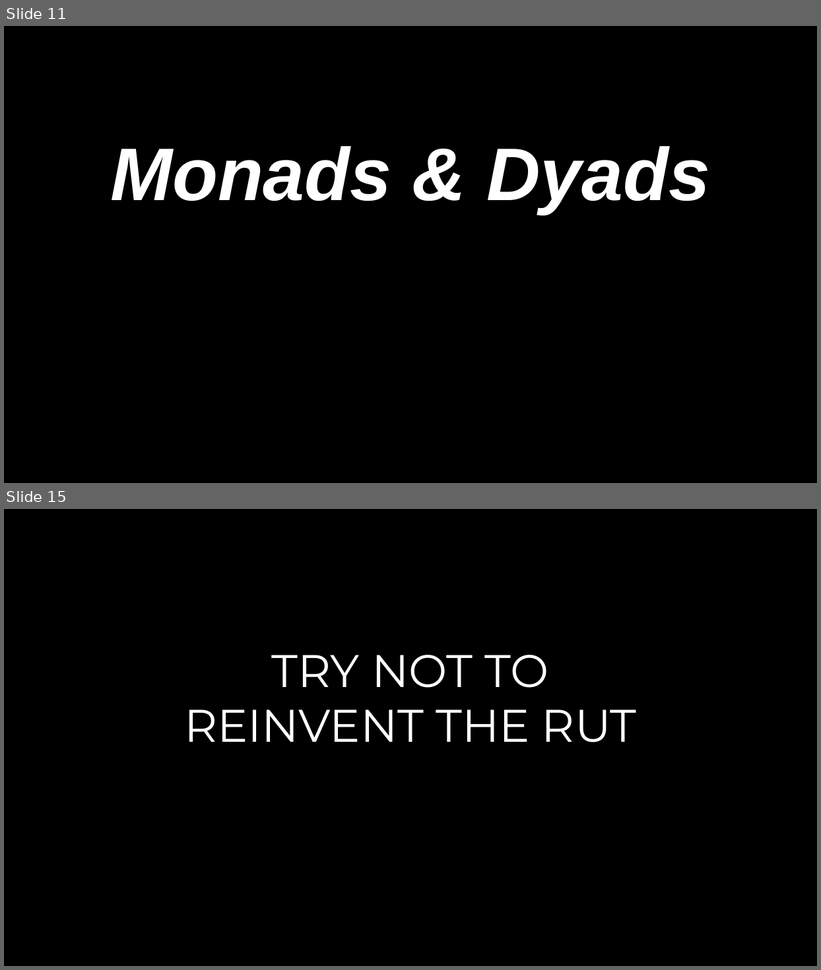
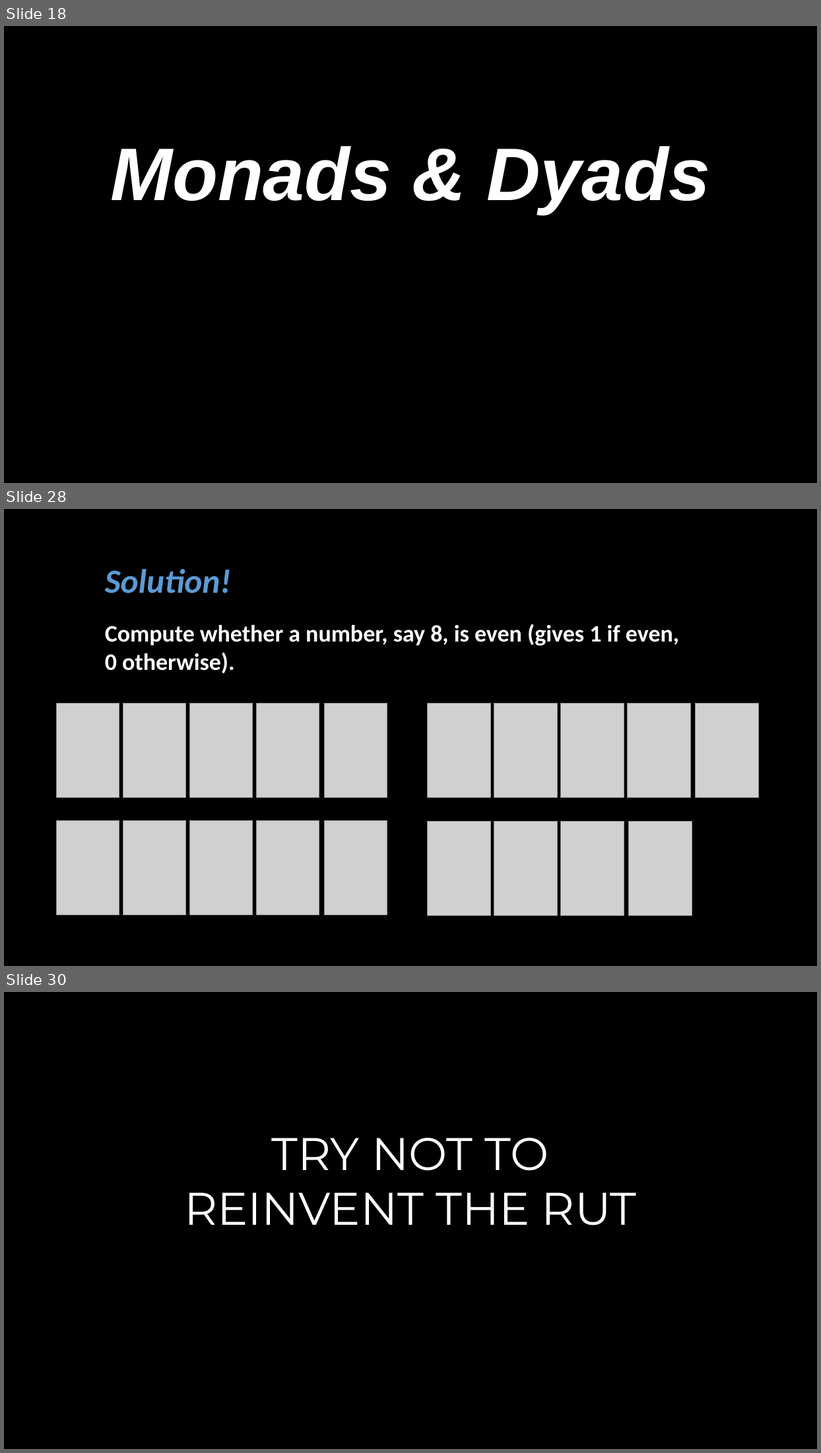
Before and after one commit to joshuaeckroth/zigzag, a slide deck: slides/zigzag.pptx. Shown one above the other, each under a label of ours: slides 11 and 15 before the commit, slides 18, 28 and 30 after it; the slides between them are not shown. The pictures are 821x970 and 821x1453 pixels, drawn with LibreOffice and Linux fonts; fonts in the diff are those of the drawing; grey boxes stand for pictures. Boxes give left, top, right and bottom in pixels: in the first picture for what was removed or moved away, otherwise in the second. Text is boxed around its words. In the diff, an @@ line names an element or a change of style, - is before the commit and + after.

```diff
--- a/slides/zigzag.pptx
+++ b/slides/zigzag.pptx
@@ slide 28 added at (4, 509, 817, 966), background #000000 @@
@@ text added at (105, 569, 231, 593), 40 pt, text #5B9BD5, bold, italic @@
+Solution!
@@ text added at (105, 624, 679, 673), 28 pt, text #FFFFFF, bold @@
+Compute whether a number, say 8, is even (gives 1 if even, 0 otherwise).
@@ picture added at (56, 703, 120, 797) @@
@@ picture added at (123, 703, 186, 797) @@
@@ picture added at (189, 703, 252, 797) @@
@@ picture added at (257, 703, 319, 797) @@
@@ picture added at (324, 703, 387, 797) @@
@@ picture added at (427, 703, 490, 797) @@
@@ picture added at (494, 703, 557, 797) @@
@@ picture added at (561, 703, 624, 797) @@
@@ picture added at (628, 703, 691, 797) @@
@@ picture added at (696, 703, 758, 797) @@
@@ picture added at (56, 821, 120, 916) @@
@@ picture added at (123, 821, 186, 916) @@
@@ picture added at (189, 821, 252, 916) @@
@@ picture added at (257, 821, 319, 916) @@
@@ picture added at (324, 821, 387, 916) @@
@@ picture added at (427, 822, 490, 916) @@
@@ picture added at (494, 822, 557, 916) @@
@@ picture added at (561, 822, 624, 916) @@
@@ picture added at (629, 822, 692, 916) @@
@@ what was slide 11 is now slide 18 @@
@@ what was slide 15 is now slide 30 @@
```
Also in this commit, not shown: 2 slides changed, 32 other slides added, 3 slides removed.
